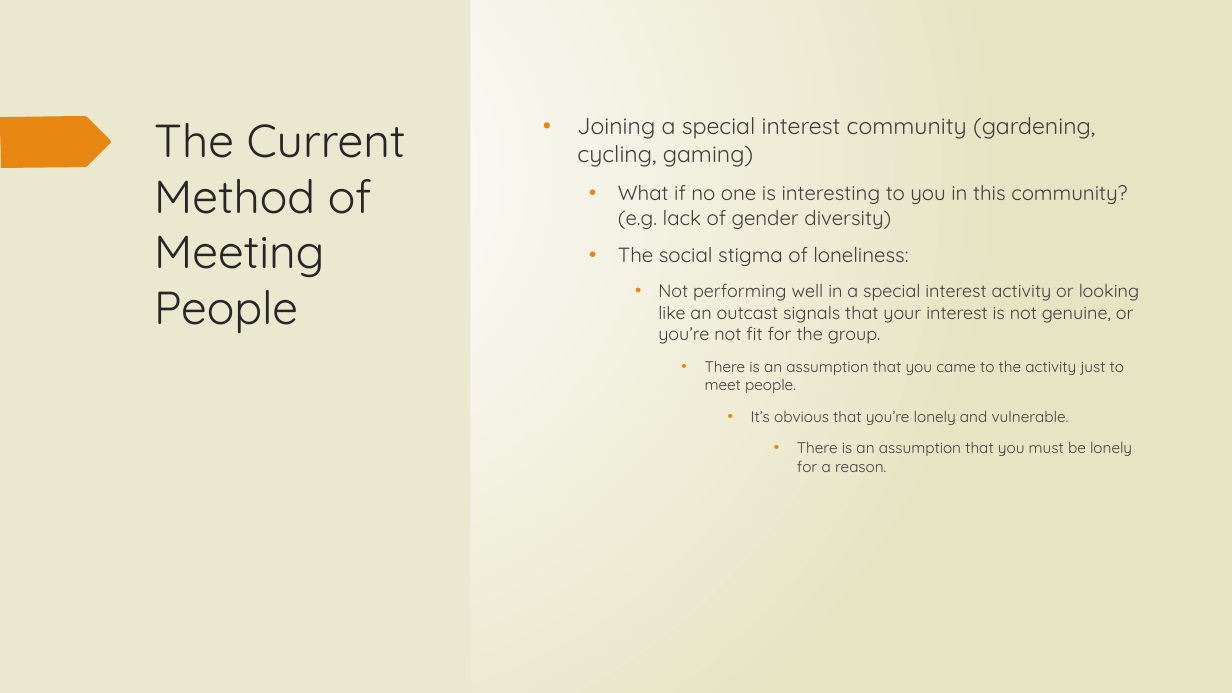
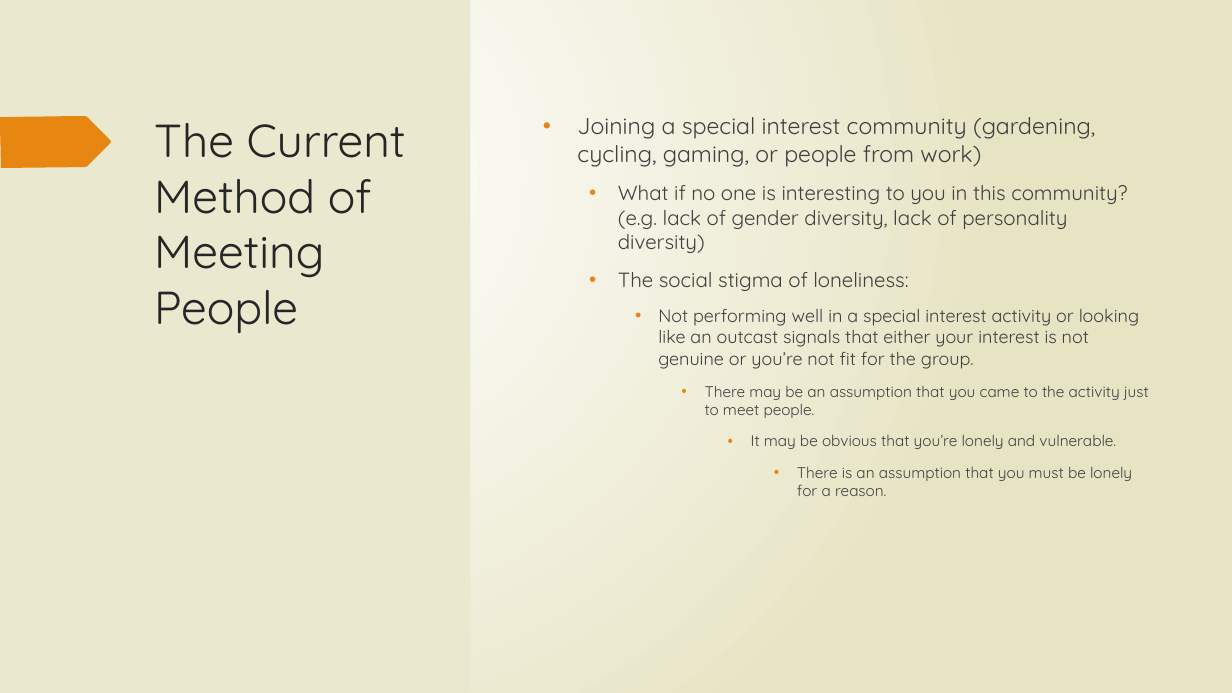
Before and after one commit to tieje/dogen, a slide deck: slide 8 of Presentation/SocialHub_FrancisT_06_23_2020.pptx. Drawn at 1232x693 pixels with LibreOffice and Linux fonts; fonts in the diff are those of the drawing. Boxes give left, top, right and bottom in pixels: in the first picture for what was removed or moved away, otherwise in the second. Text is boxed around its words. In the diff, an @@ line names an element or a change of style, - is before the commit and + after.

Commit message:
Created the powerpoint presentation

```diff
--- a/Presentation/SocialHub_FrancisT_06_23_2020.pptx
+++ b/Presentation/SocialHub_FrancisT_06_23_2020.pptx
@@ text at [577, 117, 1127, 253]: text changed @@
-• Joining a special interest community (gardening, cycling, gaming)
-  • What if no one is interesting to you in this community? (e.g. lack of gender diversity)
+• Joining a special interest community (gardening, cycling, gaming, or people from work)
+  • What if no one is interesting to you in this community? (e.g. lack of gender diversity, lack of personality diversity)
@@ text at [658, 309, 1149, 449]: text changed @@
-    • Not performing well in a special interest activity or looking like an outcast signals that your interest is not genuine, or you’re not fit for the group.
-      • There is an assumption that you came to the activity just to meet people.
-        • It’s obvious that you’re lonely and vulnerable.
+    • Not performing well in a special interest activity or looking like an outcast signals that either your interest is not genuine or you’re not fit for the group.
+      • There may be an assumption that you came to the activity just to meet people.
+        • It may be obvious that you’re lonely and vulnerable.
```
Also in this commit, not shown: 9 other slides changed, 2 slides added, 2 other files.
